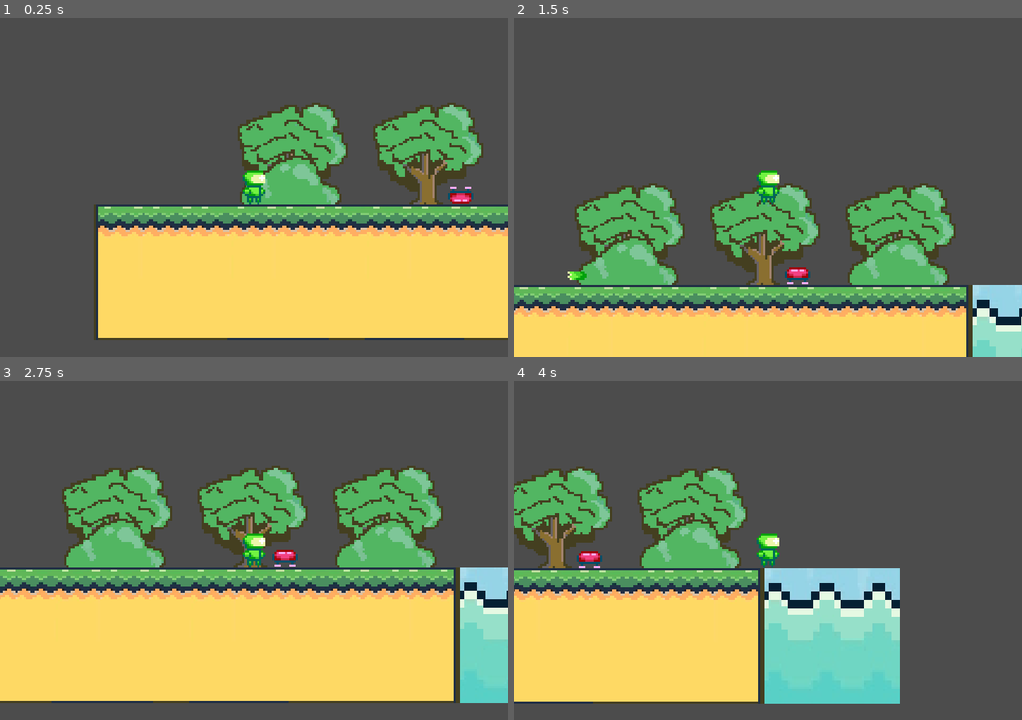
Above: before the commit, frames 1-4 (two rows, left to right).
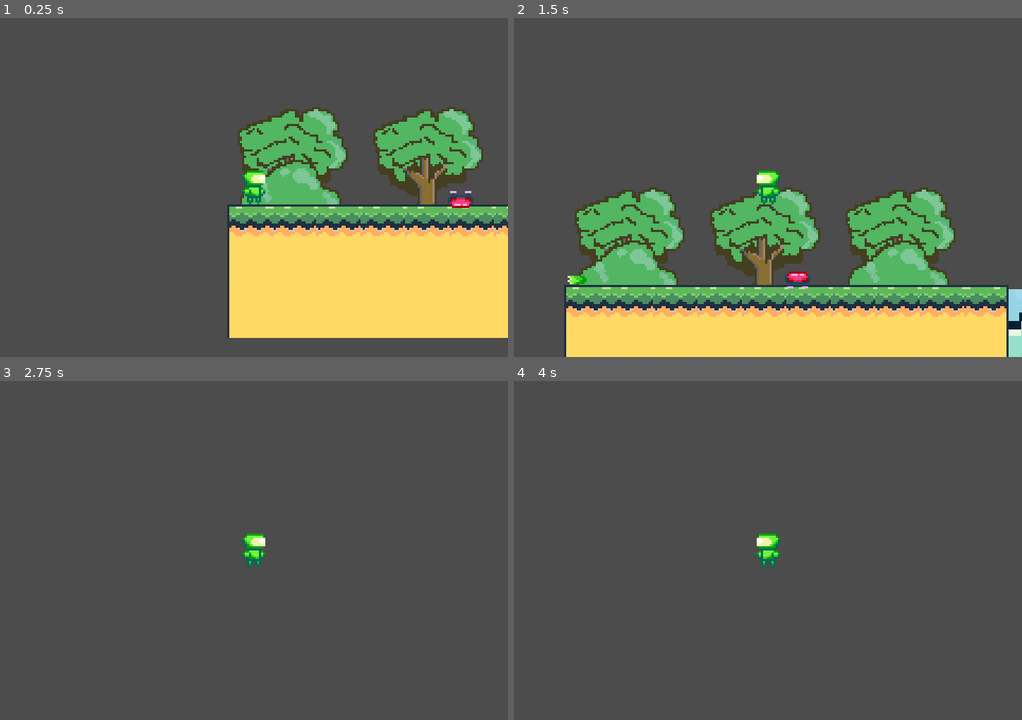
Above: after the commit, the same moments.

Repository: aloksbd/BrakeysPlatformer
Game: Godot game, scene res://scenes/testLevel.tscn
Two runs of this game, one before a commit and one after it. Both use one fixed random seed, a clock stepped at 60 frames per second and the inputs below.
Inputs:
- Up to frame 1 (0.25 s): no input
- Up to frame 2 (1.5 s): hold Right (ui_right) from 0.53 s (still down); tap Z (dash, bound only after the commit) at 0.6 s; tap Up (ui_up) at 0.77 s; tap X (catch) at 1.35 s
- Up to frame 3 (2.75 s): tap Up (ui_up) at 1.52 s; tap Z (dash, bound only after the commit) at 1.55, 2.1 s; release Right (ui_right) at 2.03 s; hold Left (ui_left) from 2.03 s (still down)
- Up to frame 4 (4 s): release Left (ui_left) at 2.78 s; hold Right (ui_right) from 2.78 s (still down); tap Z (dash, bound only after the commit) at 2.85, 3.8 s; tap Up (ui_up) at 3.02, 3.77 s; hold X (catch) from 3.53 s (still down)

The runs differ from the first frame. In frame 1, 17% of the frame differs, in the area x 18-100%, y 25-95%; in frame 2, 13%; in frame 3, 55%, in the area x 0-100%, y 25-95%; in frame 4, 40%.

Commit message:
dash + new autotile

Diff:
--- a/project.godot
+++ b/project.godot
@@ -59,6 +59,11 @@
 , Object(InputEventJoypadButton,"resource_local_to_scene":false,"resource_name":"","device":0,"button_index":2,"pressure":0.0,"pressed":false,"script":null)
  ]
 }
+dash={
+"deadzone": 0.5,
+"events": [ Object(InputEventKey,"resource_local_to_scene":false,"resource_name":"","device":0,"alt":false,"shift":false,"control":false,"meta":false,"command":false,"pressed":false,"scancode":90,"unicode":0,"echo":false,"script":null)
+ ]
+}
 
 [rendering]
 
--- a/scenes/platform.tscn
+++ b/scenes/platform.tscn
@@ -1,27 +1,42 @@
-[gd_scene load_steps=6 format=2]
+[gd_scene load_steps=11 format=2]
 
 [ext_resource path="res://images/Sprite-0001 Tile.png" type="Texture" id=1]
 
-[sub_resource type="ConvexPolygonShape2D" id=1]
-points = PoolVector2Array( 0, 0, 64, 0, 64, 64, 0, 64 )
+[sub_resource type="ConvexPolygonShape2D" id=5]
+points = PoolVector2Array( 0, 0, 21, 0, 21, 21, 0, 21 )
 
-[sub_resource type="ConvexPolygonShape2D" id=2]
-points = PoolVector2Array( 0, 0, 64, 0, 64, 64, 0, 64 )
+[sub_resource type="ConvexPolygonShape2D" id=6]
+points = PoolVector2Array( 0, 0, 21, 0, 21, 21, 0, 21 )
 
-[sub_resource type="ConvexPolygonShape2D" id=3]
-points = PoolVector2Array( 0, 0, 64, 0, 64, 64, 0, 64 )
+[sub_resource type="ConvexPolygonShape2D" id=7]
+points = PoolVector2Array( 0, 0, 21, 0, 21, 21, 0, 21 )
+
+[sub_resource type="ConvexPolygonShape2D" id=8]
+points = PoolVector2Array( 0, 0, 21, 0, 21, 21, 0, 21 )
+
+[sub_resource type="ConvexPolygonShape2D" id=9]
+points = PoolVector2Array( 0, 0, 21, 0, 21, 21, 0, 21 )
+
+[sub_resource type="ConvexPolygonShape2D" id=10]
+points = PoolVector2Array( 0, 0, 21, 0, 21, 21, 0, 21 )
+
+[sub_resource type="ConvexPolygonShape2D" id=11]
+points = PoolVector2Array( 0, 0, 21, 0, 21, 21, 0, 21 )
+
+[sub_resource type="ConvexPolygonShape2D" id=12]
+points = PoolVector2Array( 0, 0, 21, 0, 21, 21, 0, 21 )
 
 [sub_resource type="TileSet" id=4]
 0/name = "Sprite-0001 Tile.png 0"
 0/texture = ExtResource( 1 )
 0/tex_offset = Vector2( 0, 0 )
 0/modulate = Color( 1, 1, 1, 1 )
-0/region = Rect2( 0, 0, 192, 64 )
+0/region = Rect2( 1, 0, 189, 63 )
 0/tile_mode = 1
 0/autotile/bitmask_mode = 1
-0/autotile/bitmask_flags = [ Vector2( 0, 0 ), 48, Vector2( 1, 0 ), 56, Vector2( 2, 0 ), 24 ]
+0/autotile/bitmask_flags = [ Vector2( 0, 0 ), 432, Vector2( 0, 1 ), 438, Vector2( 0, 2 ), 54, Vector2( 4, 0 ), 504, Vector2( 4, 1 ), 511, Vector2( 4, 2 ), 63, Vector2( 8, 0 ), 216, Vector2( 8, 1 ), 219, Vector2( 8, 2 ), 27 ]
 0/autotile/icon_coordinate = Vector2( 0, 0 )
-0/autotile/tile_size = Vector2( 64, 64 )
+0/autotile/tile_size = Vector2( 21, 21 )
 0/autotile/spacing = 0
 0/autotile/occluder_map = [  ]
 0/autotile/navpoly_map = [  ]
@@ -31,30 +46,62 @@
 0/navigation_offset = Vector2( 0, 0 )
 0/shape_offset = Vector2( 0, 0 )
 0/shape_transform = Transform2D( 1, 0, 0, 1, 0, 0 )
-0/shape = SubResource( 1 )
+0/shape = SubResource( 5 )
 0/shape_one_way = false
 0/shape_one_way_margin = 1.0
 0/shapes = [ {
 "autotile_coord": Vector2( 0, 0 ),
 "one_way": false,
 "one_way_margin": 1.0,
-"shape": SubResource( 1 ),
+"shape": SubResource( 5 ),
 "shape_transform": Transform2D( 1, 0, 0, 1, 0, 0 )
 }, {
-"autotile_coord": Vector2( 1, 0 ),
+"autotile_coord": Vector2( 0, 1 ),
 "one_way": false,
 "one_way_margin": 1.0,
-"shape": SubResource( 2 ),
+"shape": SubResource( 6 ),
 "shape_transform": Transform2D( 1, 0, 0, 1, 0, 0 )
 }, {
-"autotile_coord": Vector2( 2, 0 ),
+"autotile_coord": Vector2( 0, 2 ),
 "one_way": false,
 "one_way_margin": 1.0,
-"shape": SubResource( 3 ),
+"shape": SubResource( 7 ),
+"shape_transform": Transform2D( 1, 0, 0, 1, 0, 0 )
+}, {
+"autotile_coord": Vector2( 8, 0 ),
+"one_way": false,
+"one_way_margin": 1.0,
+"shape": SubResource( 8 ),
+"shape_transform": Transform2D( 1, 0, 0, 1, 0, 0 )
+}, {
+"autotile_coord": Vector2( 8, 1 ),
+"one_way": false,
+"one_way_margin": 1.0,
+"shape": SubResource( 9 ),
+"shape_transform": Transform2D( 1, 0, 0, 1, 0, 0 )
+}, {
+"autotile_coord": Vector2( 4, 0 ),
+"one_way": false,
+"one_way_margin": 1.0,
+"shape": SubResource( 10 ),
+"shape_transform": Transform2D( 1, 0, 0, 1, 0, 0 )
+}, {
+"autotile_coord": Vector2( 4, 1 ),
+"one_way": false,
+"one_way_margin": 1.0,
+"shape": SubResource( 11 ),
+"shape_transform": Transform2D( 1, 0, 0, 1, 0, 0 )
+}, {
+"autotile_coord": Vector2( 4, 2 ),
+"one_way": false,
+"one_way_margin": 1.0,
+"shape": SubResource( 12 ),
 "shape_transform": Transform2D( 1, 0, 0, 1, 0, 0 )
 } ]
 0/z_index = 0
 
 [node name="platform" type="TileMap"]
 tile_set = SubResource( 4 )
+cell_size = Vector2( 21, 21 )
+cell_quadrant_size = 21
 format = 1
--- a/scenes/testLevel.tscn
+++ b/scenes/testLevel.tscn
@@ -9,18 +9,21 @@
 
 [node name="testLevel" type="Node2D"]
 
+[node name="tree" parent="." instance=ExtResource( 4 )]
+position = Vector2( 0, -31 )
+tile_data = PoolIntArray( 65537, 0, 0, 65538, 0, 0, 65539, 0, 0 )
+
+[node name="bush" parent="." instance=ExtResource( 5 )]
+position = Vector2( 0, -31 )
+tile_data = PoolIntArray( 65537, 0, 0, 65539, 0, 0 )
+
+[node name="water" parent="." instance=ExtResource( 6 )]
+position = Vector2( 0, -31 )
+tile_data = PoolIntArray( 131076, 0, 0 )
+
 [node name="platform" parent="." instance=ExtResource( 1 )]
 position = Vector2( 0, -31 )
-tile_data = PoolIntArray( 131072, 0, 0, 131073, 0, 1, 131074, 0, 1, 131075, 0, 2 )
-
-[node name="tree" parent="platform" instance=ExtResource( 4 )]
-tile_data = PoolIntArray( 65537, 0, 0, 65538, 0, 0, 65539, 0, 0 )
-
-[node name="bush" parent="platform" instance=ExtResource( 5 )]
-tile_data = PoolIntArray( 65537, 0, 0, 65539, 0, 0 )
-
-[node name="water" parent="platform" instance=ExtResource( 6 )]
-tile_data = PoolIntArray( 131076, 0, 0 )
+tile_data = PoolIntArray( 393219, 0, 0, 393220, 0, 4, 393221, 0, 4, 393222, 0, 4, 393223, 0, 4, 393224, 0, 4, 393225, 0, 4, 393226, 0, 4, 393227, 0, 4, 393228, 0, 8, 458755, 0, 65536, 458756, 0, 65540, 458757, 0, 65540, 458758, 0, 65540, 458759, 0, 65540, 458760, 0, 65540, 458761, 0, 65540, 458762, 0, 65540, 458763, 0, 65540, 458764, 0, 65544, 524291, 0, 131072, 524292, 0, 131076, 524293, 0, 131076, 524294, 0, 131076, 524295, 0, 131076, 524296, 0, 131076, 524297, 0, 131076, 524298, 0, 131076, 524299, 0, 131076, 524300, 0, 131080 )
 
 [node name="KinematicBody2D2" parent="." instance=ExtResource( 3 )]
 position = Vector2( 173.361, 92.761 )
--- a/scripts/player.gd
+++ b/scripts/player.gd
@@ -8,21 +8,36 @@
 var motion = Vector2()
 
 var bullet = null
+var dash = 0
 
 func _physics_process(delta):
+	if dash == 1:
+		motion = move_and_slide(motion,UP)
+		return
 	motion.y += GRAVITY
 	if Input.is_action_pressed("ui_right"):
+		$Sprite.flip_h = true
 		motion.x = min(motion.x + ACCELERATION, SPEED)
 	elif Input.is_action_pressed("ui_left"):
+		$Sprite.flip_h = false
 		motion.x = max(motion.x - ACCELERATION, -SPEED)
 	else:
 		motion.x = 0
 
 	if is_on_floor():
+		dash = 0
 		if Input.is_action_just_pressed("ui_up"):
 			motion.y = JUMP
 		motion.x = lerp(motion.x,0,0.2)
 	else:
+		if Input.is_action_just_pressed("dash") && dash == 0:
+			dash = 1
+			motion.x = -500
+			if $Sprite.flip_h:
+				motion.x = 500
+			motion.y = 0
+			yield(get_tree().create_timer(0.2),"timeout")
+			dash = 2
 		motion.x = lerp(motion.x,0,0.05)
 	motion = move_and_slide(motion,UP)
 
